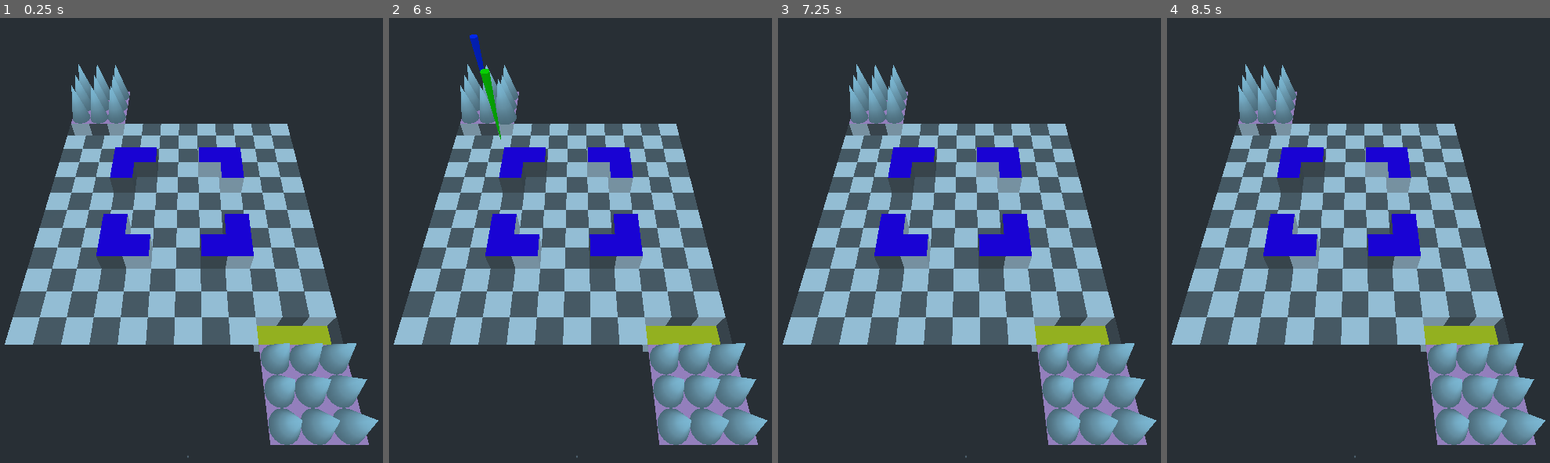
Above: before the commit, frames 1-4 (left to right).
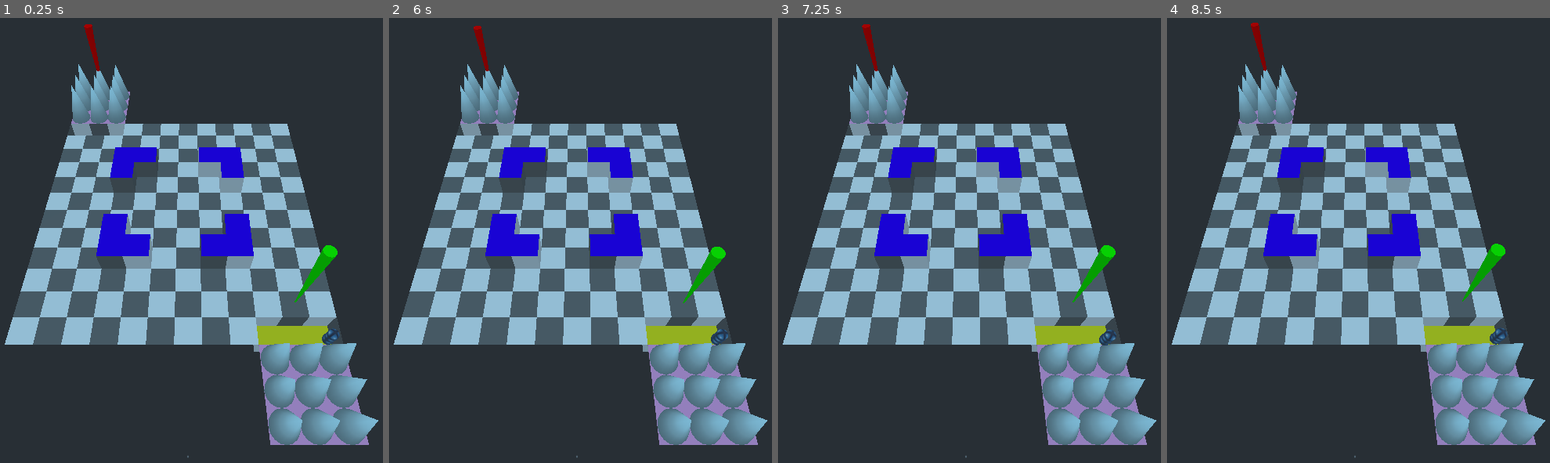
Above: after the commit, the same moments.

Repository: MrJustreborn/BattleMess
Game: Godot game, scene res://test/testlvl.tscn
The game is run twice, just before and just after one commit, with the same random seed, the same clock (stepped at 60 frames per second) and the same inputs. The engine's default icon, where the game draws it, is replaced by a stand-in: a white triangle on a blue panel in a dark square.
Inputs (mouse positions are in pixels of both pictures, inside the frame that each line leads up to):
- Up to frame 1 (0.25 s): no input
- Up to frame 2 (6 s): tap Enter (ui_accept) at 0.5, 0.77, 1.52, 2.75, 3.02, 3.5, 3.77, 4.52, 5.75 s; move the mouse to (672, 204) at 0.52 s; hold Up (ui_up) 0.53-1.28 s; click (672, 204) at 0.67 s; move the mouse to (492, 253) at 1.27 s; click (492, 253) at 1.42 s; move the mouse to (618, 124) at 2.02 s; hold Up (ui_up) 2.03-3.53 s; click (618, 124) at 2.17 s; move the mouse to (553, 320) at 2.77 s; click (553, 320) at 2.92 s; move the mouse to (706, 298) at 3.52 s; click (706, 298) at 3.67 s; move the mouse to (446, 160) at 4.27 s; click (446, 160) at 4.42 s; move the mouse to (599, 227) at 5.02 s; click (599, 227) at 5.17 s; move the mouse to (511, 111) at 5.77 s; hold Up (ui_up) from 5.78 s (still down); click (511, 111) at 5.92 s
- Up to frame 3 (7.25 s): keep holding Up (ui_up); tap Enter (ui_accept) at 6.02, 6.5, 6.77 s; move the mouse to (1061, 204) at 6.52 s; click (1061, 204) at 6.67 s
- Up to frame 4 (8.5 s): move the mouse to (1270, 253) at 7.27 s; click (1270, 253) at 7.42 s; tap Enter (ui_accept) at 7.52 s; move the mouse to (1396, 124) at 8.02 s; release Up (ui_up) at 8.03 s; click (1396, 124) at 8.17 s

The runs differ from the first frame. In frame 1, 0.6% of the frame differs, in the area x 21-89%, y 1-74%; in frame 2, 1.0%; in frame 3, 0.6%; in frame 4, 0.6%.

Commit message:
Init user crtl

Diff:
--- a/godot/singelton/controller_v2.gd
+++ b/godot/singelton/controller_v2.gd
@@ -1,4 +1,3 @@
-tool
 extends Node
 
 var lock: Mutex = Mutex.new();
@@ -10,9 +9,9 @@
 
 var grid_size = Vector2(8, 8)
 
-var entity = preload("res://test/test_entity.gd")
+var user_ctrl = preload("res://test/entities/user_ctrl.gd")
 
-var test_entity = preload("res://test/testentity.tscn");
+var test_entity = preload("res://test/entities/testentity.tscn");
 
 var grid: Node = null;
 
@@ -107,6 +106,9 @@
 			pos_ref[Vector2(x,y)] = cell;
 			if cell.name.begins_with("spawn"):
 				var e = test_entity.instance();
+				if Vector2(x,y) == Vector2(10,15):
+					e.set_script(user_ctrl)
+					print("HERE");
 				e.global_transform = cell.global_transform;
 				e.init(self, Vector2(x,y), cell.name.left(8));
 				entities.add_child(e);
--- /dev/null
+++ b/godot/test/entities/test_entity.gd
@@ -0,0 +1,107 @@
+extends Node
+
+var preview = preload("res://vfx/move_preview.tscn");
+
+# relative movements to current position
+var movementset = {
+	first_move = {
+		discrete = [],
+		continuous = []
+	},
+	move = {
+		discrete = [
+					Vector2(0, -1), Vector2(0, -2),
+					Vector2(0, 1), Vector2(0, 2),
+					Vector2(-1, 0), Vector2(-2, 0),
+					Vector2(1, 0), Vector2(2, 0)
+					],
+		continuous = []
+	},
+	merge = {
+		discrete = [
+					Vector2(1, 1),
+					Vector2(1, -1),
+					Vector2(-1, 1),
+					Vector2(-1, -1),
+					],
+		continuous = []
+	},
+	kill = {
+		discrete = [
+					Vector2(-9, -15)
+					],
+		continuous = [],
+		move_on_discete = true,
+		move_on_continuous = true
+	}
+};
+
+var grid_crtl = null
+var pos = Vector2();
+var team = null;
+
+func _ready():
+	print(team);
+
+func init(ctrl, cell, team):
+	grid_crtl = ctrl;
+	pos = cell;
+	self.team = team;
+
+func _get_moves() -> Array:
+	var can_move = [];
+	for m in movementset.move.discrete:
+		if grid_crtl.can_move(pos + m):
+			can_move.append(pos + m);
+	return can_move;
+func _get_merges() -> Array:
+	var can_merge = [];
+	for m in movementset.merge.discrete:
+		if grid_crtl.can_merge(self, pos + m):
+			can_merge.append(pos + m);
+	return can_merge;
+func _get_kills() -> Array:
+	var can_kill = [];
+	for m in movementset.kill.discrete:
+		if grid_crtl.can_kill(self, pos + m):
+			can_kill.append(pos + m);
+	return can_kill;
+
+func _show_moves(visible = true):
+	if visible:
+		#$Cone.scale = Vector3(1.2, 1.2, 1.2);
+		var moves = _get_moves();
+		var merges = _get_merges();
+		var kills = _get_kills();
+
+		for m in moves:
+			var f = preview.instance();
+			f.type = "move";
+			$overlay/moves.add_child(f);
+			f.global_transform = grid_crtl.cell_to_world(m);
+		for m in merges:
+			var f = preview.instance();
+			f.type = "merge";
+			$overlay/moves.add_child(f);
+			#f.get_node("MeshInstance").material_override = preload("res://vfx/merge_preview.tres");
+			f.global_transform = grid_crtl.cell_to_world(m);
+		for m in kills:
+			var f = preview.instance();
+			f.type = "kill";
+			$overlay/moves.add_child(f);
+			#f.get_node("MeshInstance").material_override = preload("res://vfx/kill_preview.tres");
+			f.global_transform = grid_crtl.cell_to_world(m);
+		$overlay/moves.visible = true;
+	else:
+		#$Cone.scale = Vector3(1, 1, 1);
+		for c in $overlay/moves.get_children():
+			c.queue_free();
+			pass
+		$overlay/moves.visible = false;
+
+func _on_StaticBody_mouse_entered():
+	_show_moves(true);
+
+
+func _on_StaticBody_mouse_exited():
+	_show_moves(false);
--- /dev/null
+++ b/godot/test/entities/testentity.tscn
@@ -0,0 +1,85 @@
+[gd_scene load_steps=9 format=2]
+
+[ext_resource path="res://test/entities/testentity.escn" type="PackedScene" id=1]
+[ext_resource path="res://test/entities/test_entity.gd" type="Script" id=2]
+[ext_resource path="res://vfx/fountain.tscn" type="PackedScene" id=3]
+[ext_resource path="res://icon.png" type="Texture" id=4]
+
+[sub_resource type="ConvexPolygonShape" id=1]
+points = PoolVector3Array( 0, 0, -0.5, 0, 2, 0, 0.191342, 0, -0.46194, 0.353553, 0, -0.353553, 0.46194, 0, -0.191342, 0.5, 0, 2.18557e-08, 0.46194, 0, 0.191342, 0.353553, 0, 0.353553, 0.191342, 0, 0.46194, 7.54979e-08, 0, 0.5, -0.191342, 0, 0.46194, -0.353553, 0, 0.353554, -0.46194, 0, 0.191342, -0.5, 0, -5.96244e-09, -0.46194, 0, -0.191342, -0.353553, 0, -0.353554, -0.191341, 0, -0.46194 )
+
+[sub_resource type="SpatialMaterial" id=2]
+albedo_texture = ExtResource( 4 )
+uv1_scale = Vector3( 5, 5, 5 )
+uv1_triplanar = true
+distance_fade_mode = 1
+distance_fade_min_distance = 0.0
+distance_fade_max_distance = 1.0
+
+[sub_resource type="CapsuleMesh" id=3]
+material = SubResource( 2 )
+radius = 0.15
+mid_height = 0.5
+radial_segments = 32
+rings = 4
+
+[sub_resource type="Animation" id=4]
+resource_name = "Neue Animation"
+length = 3.0
+loop = true
+tracks/0/type = "value"
+tracks/0/path = NodePath("overlay/user_ctrl/MeshInstance:translation")
+tracks/0/interp = 1
+tracks/0/loop_wrap = true
+tracks/0/imported = false
+tracks/0/enabled = true
+tracks/0/keys = {
+"times": PoolRealArray( 0, 0.5, 1, 1.5, 2.2, 3 ),
+"transitions": PoolRealArray( 1, 1, 1, 1, 1, 1 ),
+"update": 0,
+"values": [ Vector3( 0, 0.591712, 0 ), Vector3( 0, 0.64312, 0 ), Vector3( 0, 0.591712, 0 ), Vector3( 0, 0.473083, 0 ), Vector3( 0, 0.728167, 0 ), Vector3( 0, 0.591712, 0 ) ]
+}
+tracks/1/type = "value"
+tracks/1/path = NodePath("overlay/user_ctrl/MeshInstance:rotation_degrees")
+tracks/1/interp = 1
+tracks/1/loop_wrap = true
+tracks/1/imported = false
+tracks/1/enabled = true
+tracks/1/keys = {
+"times": PoolRealArray( 0, 3 ),
+"transitions": PoolRealArray( 1, 1 ),
+"update": 0,
+"values": [ Vector3( 90, 0, 0 ), Vector3( 90, 360, 0 ) ]
+}
+
+[node name="Entity" index="0" instance=ExtResource( 1 )]
+script = ExtResource( 2 )
+
+[node name="StaticBody" type="StaticBody" parent="Cone" index="0"]
+visible = false
+
+[node name="CollisionShape" type="CollisionShape" parent="Cone/StaticBody" index="0"]
+shape = SubResource( 1 )
+
+[node name="overlay" type="Spatial" parent="." index="1"]
+
+[node name="moves" type="Spatial" parent="overlay" index="0"]
+
+[node name="fountain" parent="overlay/moves" index="0" instance=ExtResource( 3 )]
+visible = false
+
+[node name="user_ctrl" type="Spatial" parent="overlay" index="1"]
+transform = Transform( 1, 0, 0, 0, 1, 0, 0, 0, 1, 0, 2, 0 )
+visible = false
+
+[node name="MeshInstance" type="MeshInstance" parent="overlay/user_ctrl" index="0"]
+transform = Transform( 0.991186, -0.132477, 5.79073e-09, 0, -4.37114e-08, -1, 0.132477, 0.991186, -4.33261e-08, 0, 0.602533, 0 )
+mesh = SubResource( 3 )
+material/0 = null
+
+[node name="AnimationPlayer" type="AnimationPlayer" parent="." index="2"]
+autoplay = "Neue Animation"
+"anims/Neue Animation" = SubResource( 4 )
+
+[connection signal="mouse_entered" from="Cone/StaticBody" to="." method="_on_StaticBody_mouse_entered"]
+[connection signal="mouse_exited" from="Cone/StaticBody" to="." method="_on_StaticBody_mouse_exited"]
--- /dev/null
+++ b/godot/test/entities/user_ctrl.gd
@@ -0,0 +1,5 @@
+extends "res://test/entities/test_entity.gd"
+
+func _ready():
+	_show_moves(true)
+	$overlay/user_ctrl.visible = true;
--- a/godot/test/test_entity.gd
+++ /dev/null
@@ -1,87 +0,0 @@
-extends Node
-
-var preview = preload("res://vfx/move_preview.tscn");
-
-# relative movements to current position
-var movementset = {
-	first_move = {
-		discrete = [],
-		continuous = []
-	},
-	move = {
-		discrete = [
-					Vector2(0, -1), Vector2(0, -2),
-					Vector2(0, 1), Vector2(0, 2),
-					Vector2(-1, 0), Vector2(-2, 0),
-					Vector2(1, 0), Vector2(2, 0)
-					],
-		continuous = []
-	},
-	merge = {
-		discrete = [
-					Vector2(1, 1),
-					Vector2(1, -1),
-					Vector2(-1, 1),
-					Vector2(-1, -1),
-					],
-		continuous = []
-	},
-	kill = {
-		discrete = [],
-		continuous = [],
-		move_on_discete = true,
-		move_on_continuous = true
-	}
-};
-
-var grid_crtl = null
-var pos = Vector2();
-var team = null;
-
-func _ready():
-	$overlay.visible = false;
-	print(team)
-	pass
-
-func init(ctrl, cell, team):
-	grid_crtl = ctrl;
-	pos = cell;
-	self.team = team;
-
-func _get_moves() -> Array:
-	var can_move = [];
-	for m in movementset.move.discrete:
-		if grid_crtl.can_move(pos + m):
-			can_move.append(pos + m);
-	return can_move;
-func _get_merges() -> Array:
-	var can_merge = [];
-	for m in movementset.merge.discrete:
-		if grid_crtl.can_merge(self, pos + m):
-			can_merge.append(pos + m);
-	return can_merge;
-
-func _on_StaticBody_mouse_entered():
-	#print(name)
-	$Cone.scale = Vector3(1.2, 1.2, 1.2);
-	var moves = _get_moves();
-	var merges = _get_merges();
-
-	for m in moves:
-		var f = preview.instance();
-		$overlay/Spatial.add_child(f);
-		f.global_transform = grid_crtl.cell_to_world(m);
-	for m in merges:
-		var f = preview.instance();
-		$overlay/Spatial.add_child(f);
-		f.get_node("MeshInstance").material_override = preload("res://vfx/merge_preview.tres");
-		f.global_transform = grid_crtl.cell_to_world(m);
-
-	$overlay.visible = true;
-
-func _on_StaticBody_mouse_exited():
-	$Cone.scale = Vector3(1, 1, 1);
-	for c in $overlay/Spatial.get_children():
-		c.queue_free();
-		pass
-	$overlay.visible = false;
--- a/godot/test/testentity.tscn
+++ /dev/null
@@ -1,26 +0,0 @@
-[gd_scene load_steps=5 format=2]
-
-[ext_resource path="res://test/testentity.escn" type="PackedScene" id=1]
-[ext_resource path="res://test/test_entity.gd" type="Script" id=2]
-[ext_resource path="res://vfx/fountain.tscn" type="PackedScene" id=3]
-
-[sub_resource type="ConvexPolygonShape" id=1]
-points = PoolVector3Array( 0, 0, -0.5, 0, 2, 0, 0.191342, 0, -0.46194, 0.353553, 0, -0.353553, 0.46194, 0, -0.191342, 0.5, 0, 2.18557e-08, 0.46194, 0, 0.191342, 0.353553, 0, 0.353553, 0.191342, 0, 0.46194, 7.54979e-08, 0, 0.5, -0.191342, 0, 0.46194, -0.353553, 0, 0.353554, -0.46194, 0, 0.191342, -0.5, 0, -5.96244e-09, -0.46194, 0, -0.191342, -0.353553, 0, -0.353554, -0.191341, 0, -0.46194 )
-
-[node name="Entity" instance=ExtResource( 1 )]
-script = ExtResource( 2 )
-
-[node name="StaticBody" type="StaticBody" parent="Cone" index="0"]
-
-[node name="CollisionShape" type="CollisionShape" parent="Cone/StaticBody" index="0"]
-shape = SubResource( 1 )
-
-[node name="overlay" type="Spatial" parent="." index="1"]
-
-[node name="Spatial" type="Spatial" parent="overlay" index="0"]
-
-[node name="fountain" parent="overlay/Spatial" index="0" instance=ExtResource( 3 )]
-visible = false
-
-[connection signal="mouse_entered" from="Cone/StaticBody" to="." method="_on_StaticBody_mouse_entered"]
-[connection signal="mouse_exited" from="Cone/StaticBody" to="." method="_on_StaticBody_mouse_exited"]
--- a/godot/test/testlvl.tscn
+++ b/godot/test/testlvl.tscn
@@ -3,7 +3,7 @@
 [ext_resource path="res://test/testlvl.escn" type="PackedScene" id=1]
 [ext_resource path="res://test/grid_import_test.gd" type="Script" id=2]
 
-[node name="Scene Root" index="0" instance=ExtResource( 1 )]
+[node name="Scene Root" instance=ExtResource( 1 )]
 script = ExtResource( 2 )
 grid_node = NodePath("grid")
 
--- /dev/null
+++ b/godot/vfx/move_preview.gd
@@ -0,0 +1,16 @@
+extends Spatial
+
+var type = "move" setget _set_move
+
+func _ready():
+	pass
+
+func _set_move(what):
+	type = what;
+	match type:
+		"move":
+			$MeshInstance.material_override = preload("res://vfx/move_preview.tres");
+		"merge":
+			$MeshInstance.material_override = preload("res://vfx/merge_preview.tres");
+		"kill":
+			$MeshInstance.material_override = preload("res://vfx/kill_preview.tres");
--- a/godot/vfx/move_preview.tscn
+++ b/godot/vfx/move_preview.tscn
@@ -1,6 +1,7 @@
-[gd_scene load_steps=5 format=2]
+[gd_scene load_steps=7 format=2]
 
-[ext_resource path="res://vfx/move_preview.tres" type="Material" id=1]
+[ext_resource path="res://vfx/move_preview.gd" type="Script" id=1]
+[ext_resource path="res://vfx/move_preview.tres" type="Material" id=2]
 
 [sub_resource type="CylinderMesh" id=1]
 top_radius = 0.2
@@ -29,20 +30,29 @@
 "values": [ Vector3( 0, 2, 0 ), Vector3( 0, 2.14771, 0 ), Vector3( 0, 2, 0 ) ]
 }
 
+[sub_resource type="BoxShape" id=4]
+extents = Vector3( 0.5, 0.15, 0.5 )
+
 [node name="move_preview" type="Spatial"]
+script = ExtResource( 1 )
 
 [node name="MeshInstance" type="MeshInstance" parent="."]
 transform = Transform( 1, 0, 0, 0, 1, 0, 0, 0, 1, 0, 2.12252, 0 )
-material_override = ExtResource( 1 )
+material_override = ExtResource( 2 )
 mesh = SubResource( 1 )
 material/0 = null
 
 [node name="MeshInstance2" type="MeshInstance" parent="."]
 visible = false
-material_override = ExtResource( 1 )
+material_override = ExtResource( 2 )
 mesh = SubResource( 2 )
 material/0 = null
 
 [node name="AnimationPlayer" type="AnimationPlayer" parent="."]
 autoplay = "Neue Animation"
 "anims/Neue Animation" = SubResource( 3 )
+
+[node name="StaticBody" type="StaticBody" parent="."]
+
+[node name="CollisionShape" type="CollisionShape" parent="StaticBody"]
+shape = SubResource( 4 )
Renamed: godot/test/testentity.escn -> godot/test/entities/testentity.escn
Not shown, changed: godot/test/entities/testentity.escn.import
